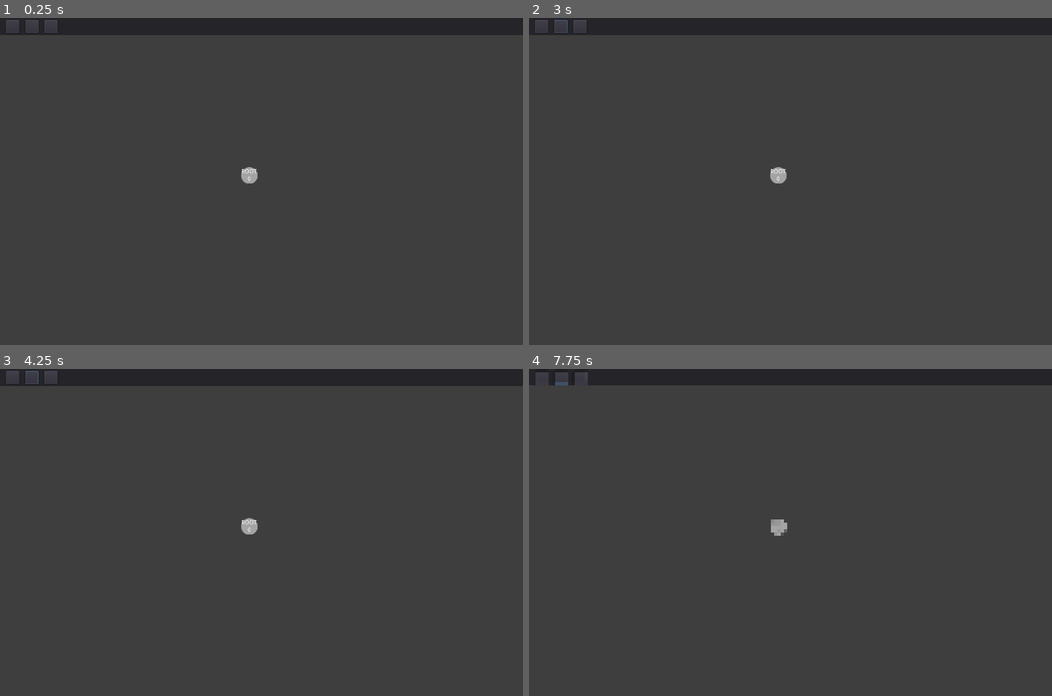
Above: before the commit, frames 1-4 (two rows, left to right).
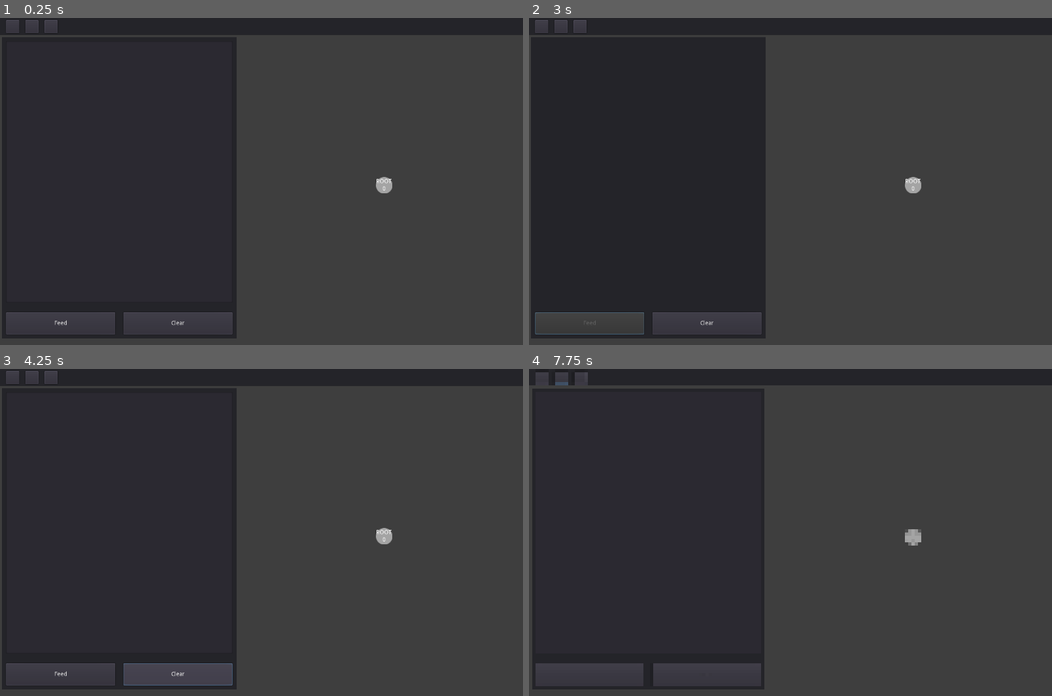
Above: after the commit, the same moments.

Repository: Tetramad/PIMMProject
Game: Godot game, scene res://TrieScene.tscn
Two runs of this game, one before a commit and one after it. Both use one fixed random seed, a clock stepped at 60 frames per second and the inputs below. This scene is started directly instead of the project's main scene.
Inputs (mouse positions are in pixels of both pictures, inside the frame that each line leads up to):
- Up to frame 1 (0.25 s): no input
- Up to frame 2 (3 s): click (591, 322) at 0.5 s, where only the run after the commit has a clickable "Feed"; click (706, 322) at 1.25 s, where only the run after the commit has a clickable "Clear"; click (560, 27) at 2 s; click (591, 322) at 2.75 s, where only the run after the commit has a clickable "Feed"
- Up to frame 3 (4.25 s): click (177, 673) at 3.5 s, where only the run after the commit has a clickable "Clear"
- Up to frame 4 (7.75 s): click (560, 378) at 4.25 s; click (591, 673) at 5 s, where only the run after the commit has a clickable "Feed"; click (706, 673) at 5.75 s, where only the run after the commit has a clickable "Clear"; click (560, 378) at 6.5 s; tap Enter at 7.25 s; drag from (790, 378) to (842, 460) at 7.27 s

The runs differ from the first frame. In frame 1, 4.5% of the frame differs, in the area x 0-75%, y 6-98%; in frame 2, 39%, in the area x 0-75%, y 0-98%; in frame 3, 4.6%; in frame 4, 3.7%.

Commit message:
feat: TrieParse 구현

Diff:
--- /dev/null
+++ b/ALGO/InputParser.gd
@@ -0,0 +1,78 @@
+extends Panel
+
+onready var input_text = $VBoxContainer/TextInputContainer/TextInput
+onready var process_text = $VBoxContainer/TextInputContainer/TextProcess
+onready var feed_button = $VBoxContainer/ButtonContainer/HBoxContainer/Feed
+
+signal feed
+signal clear
+signal word_parsed
+signal parsing_completed
+
+var text_processed: String
+var word: String
+var text_ready: String
+var word_regex: RegEx = RegEx.new()
+
+func _ready():
+	word_regex.compile("(\\W*)(\\w+)")
+	input_text.set_visible(true)
+	input_text.set_text("")
+	process_text.set_visible(false)
+	process_text.set_use_bbcode(true)
+	process_text.set_bbcode("")
+
+
+func Feed():
+	feed_button.set_disabled(true)
+	text_ready = input_text.get_text()
+	UpdateTextProcessing()
+	input_text.set_visible(false)
+	process_text.set_visible(true)
+	emit_signal("feed")
+
+
+func Clear():
+	feed_button.set_disabled(false)
+	text_processed = ""
+	word = ""
+	text_ready = ""
+	input_text.set_text("")
+	process_text.set_bbcode("")
+	input_text.set_visible(true)
+	process_text.set_visible(false)
+	emit_signal("clear")
+
+
+func UpdateTextProcessing():
+	process_text.parse_bbcode(
+		"[color=gray]"
+		+ text_processed
+		+ "[/color][color=lime]"
+		+ word
+		+ "[/color][color=white]"
+		+ text_ready
+		+ "[/color]"
+		)
+
+
+func ParseWord():
+	text_processed += word
+	word = ""
+	if text_ready.empty():
+		emit_signal("parsing_completed")
+		return
+
+	var result = word_regex.search(text_ready)
+	if result == null:
+		text_processed += text_ready
+		text_ready = ""
+		UpdateTextProcessing()
+		emit_signal("parsing_completed")
+		return
+
+	text_processed += result.get_strings()[1]
+	word = result.get_strings()[2]
+	text_ready = text_ready.substr(result.get_end(), text_ready.length() - result.get_end())
+	UpdateTextProcessing()
+	emit_signal("word_parsed", word)
--- /dev/null
+++ b/ALGO/InputParser.tscn
@@ -0,0 +1,82 @@
+[gd_scene load_steps=2 format=2]
+
+[ext_resource path="res://InputParser.gd" type="Script" id=1]
+
+[node name="InputParser" type="Panel"]
+anchor_left = 0.5
+anchor_top = 0.5
+anchor_right = 0.5
+anchor_bottom = 0.5
+margin_left = -640.0
+margin_top = -400.0
+margin_right = -221.0
+margin_bottom = 34.0
+script = ExtResource( 1 )
+
+[node name="VBoxContainer" type="VBoxContainer" parent="."]
+anchor_right = 1.0
+anchor_bottom = 1.0
+
+[node name="TextInputContainer" type="MarginContainer" parent="VBoxContainer"]
+margin_right = 419.0
+margin_bottom = 387.0
+size_flags_horizontal = 3
+size_flags_vertical = 3
+size_flags_stretch_ratio = 9.0
+custom_constants/margin_right = 10
+custom_constants/margin_top = 10
+custom_constants/margin_left = 10
+custom_constants/margin_bottom = 10
+
+[node name="TextProcess" type="RichTextLabel" parent="VBoxContainer/TextInputContainer"]
+visible = false
+margin_left = 10.0
+margin_top = 10.0
+margin_right = 409.0
+margin_bottom = 377.0
+bbcode_enabled = true
+bbcode_text = "[color=gray]after process [/color][color=lime]in processing[/color][color=black] before process[/color]"
+text = "after process in processing before process"
+
+[node name="TextInput" type="TextEdit" parent="VBoxContainer/TextInputContainer"]
+margin_left = 10.0
+margin_top = 10.0
+margin_right = 409.0
+margin_bottom = 377.0
+text = "Text for testment"
+
+[node name="ButtonContainer" type="MarginContainer" parent="VBoxContainer"]
+margin_top = 391.0
+margin_right = 419.0
+margin_bottom = 434.0
+size_flags_horizontal = 3
+size_flags_vertical = 3
+custom_constants/margin_right = 10
+custom_constants/margin_top = 10
+custom_constants/margin_left = 10
+custom_constants/margin_bottom = 10
+
+[node name="HBoxContainer" type="HBoxContainer" parent="VBoxContainer/ButtonContainer"]
+margin_left = 10.0
+margin_top = 10.0
+margin_right = 409.0
+margin_bottom = 33.0
+custom_constants/separation = 20
+
+[node name="Feed" type="Button" parent="VBoxContainer/ButtonContainer/HBoxContainer"]
+margin_right = 189.0
+margin_bottom = 23.0
+size_flags_horizontal = 3
+size_flags_vertical = 3
+text = "Feed"
+
+[node name="Clear" type="Button" parent="VBoxContainer/ButtonContainer/HBoxContainer"]
+margin_left = 209.0
+margin_right = 399.0
+margin_bottom = 23.0
+size_flags_horizontal = 3
+size_flags_vertical = 3
+text = "Clear"
+[connection signal="feed" from="." to="." method="ParseWord"]
+[connection signal="button_up" from="VBoxContainer/ButtonContainer/HBoxContainer/Feed" to="." method="Feed"]
+[connection signal="button_up" from="VBoxContainer/ButtonContainer/HBoxContainer/Clear" to="." method="Clear"]
--- a/ALGO/TrieNode.gd
+++ b/ALGO/TrieNode.gd
@@ -66,7 +66,7 @@
 	var base = direction - sector_angle/2
 	for i in range(children.size()):
 		var _direction = base + (sector_angle/(children.size() + 1)) * (i + 1)
-		var _pivot = 4 * radius * Vector2(cos(_direction), sin(_direction))
+		var _pivot = 10 * radius * Vector2(cos(_direction), sin(_direction)).normalized()
 		children[i].relocate(_pivot, _direction, max(sector_angle/2, PI/10))
 
 
--- a/ALGO/TrieRoot.gd
+++ b/ALGO/TrieRoot.gd
@@ -2,10 +2,10 @@
 
 onready var node = preload("res://TrieNode.tscn")
 
-export(String) var test_word
-export(bool) var testit = false
+signal insert_completed
 
 var root = null
+
 
 func _ready():
 	root = node.instance()
@@ -13,12 +13,6 @@
 	root.set_character('ROOT')
 	root.set_position(Vector2.ZERO)
 	relocate()
-
-func _process(delta):
-	if testit:
-		insert(test_word)
-		test_word = ""
-		testit = false
 
 func insert(word: String):
 	var child_node = root.get_child_node()
@@ -42,6 +36,14 @@
 		children = child_node.get_children()
 	child_node.get_parent().increase_frequency()
 	relocate()
+	emit_signal("insert_completed")
+
+
+func clear():
+	var child_node = root.get_child_node()
+	for child in child_node.get_children():
+		child.queue_free()
+
 
 func relocate():
 	root.relocate(Vector2.ZERO, 0.0, 2 * PI)
--- a/ALGO/TrieScene.tscn
+++ b/ALGO/TrieScene.tscn
@@ -1,86 +1,31 @@
-[gd_scene load_steps=3 format=2]
+[gd_scene load_steps=5 format=2]
 
-[ext_resource path="res://TopBar.tscn" type="PackedScene" id=1]
+[ext_resource path="res://TrieSceneManager.gd" type="Script" id=1]
 [ext_resource path="res://TrieRoot.tscn" type="PackedScene" id=2]
+[ext_resource path="res://InputParser.tscn" type="PackedScene" id=3]
+[ext_resource path="res://TopBar.tscn" type="PackedScene" id=4]
 
-[node name="Control" type="Control"]
+[node name="TrieScene" type="Control"]
 anchor_right = 1.0
 anchor_bottom = 1.0
+script = ExtResource( 1 )
 
 [node name="Background" type="ColorRect" parent="."]
 anchor_right = 1.0
 anchor_bottom = 1.0
 color = Color( 0.247059, 0.247059, 0.247059, 1 )
 
-[node name="TopBar" parent="." instance=ExtResource( 1 )]
+[node name="TrieRoot" parent="." instance=ExtResource( 2 )]
+margin_left = 920.162
+margin_top = 389.137
+margin_right = 960.162
+margin_bottom = 429.137
 
-[node name="TrieRoot" parent="." instance=ExtResource( 2 )]
-margin_left = 590.055
-margin_top = 365.02
-margin_right = 630.055
-margin_bottom = 405.02
+[node name="InputParser" parent="." instance=ExtResource( 3 )]
+margin_left = -635.0
+margin_top = -353.0
+margin_right = -61.0
+margin_bottom = 384.0
 
-[node name="Control" type="Control" parent="."]
-editor/display_folded = true
-visible = false
-anchor_right = 1.0
-anchor_bottom = 1.0
-
-[node name="ColorRect" type="ColorRect" parent="Control"]
-margin_left = 531.0
-margin_top = 239.0
-margin_right = 1904.0
-margin_bottom = 1065.0
-
-[node name="ColorRect2" type="ColorRect" parent="Control"]
-margin_left = 44.0
-margin_top = 22.0
-margin_right = 1859.0
-margin_bottom = 102.0
-
-[node name="ColorRect3" type="ColorRect" parent="Control"]
-margin_left = 611.0
-margin_top = 314.0
-margin_right = 970.0
-margin_bottom = 389.0
-color = Color( 0.494118, 0.494118, 0.494118, 1 )
-
-[node name="ColorRect6" type="ColorRect" parent="Control"]
-margin_left = 610.073
-margin_top = 377.529
-margin_right = 969.073
-margin_bottom = 567.529
-color = Color( 0.807843, 0.807843, 0.807843, 0.588235 )
-
-[node name="ColorRect4" type="ColorRect" parent="Control"]
-margin_left = 40.0
-margin_top = 106.0
-margin_right = 1886.0
-margin_bottom = 221.0
-
-[node name="ColorRect5" type="ColorRect" parent="Control"]
-margin_left = 27.0
-margin_top = 252.0
-margin_right = 483.0
-margin_bottom = 1075.0
-
-[node name="ColorRect7" type="ColorRect" parent="Control"]
-margin_left = 40.0
-margin_top = 978.0
-margin_right = 178.0
-margin_bottom = 1040.0
-color = Color( 0.568627, 0.568627, 0.568627, 1 )
-
-[node name="ColorRect8" type="ColorRect" parent="Control"]
-margin_left = 270.154
-margin_top = 986.852
-margin_right = 408.154
-margin_bottom = 1048.85
-color = Color( 0.568627, 0.568627, 0.568627, 1 )
-
-[node name="ColorRect9" type="ColorRect" parent="Control"]
-margin_left = 1704.19
-margin_top = 137.052
-margin_right = 1842.19
-margin_bottom = 199.052
-color = Color( 0.568627, 0.568627, 0.568627, 1 )
+[node name="TopBar" parent="." instance=ExtResource( 4 )]
+margin_bottom = 42.0
--- /dev/null
+++ b/ALGO/TrieSceneManager.gd
@@ -0,0 +1,9 @@
+extends Control
+
+onready var trie_root = $TrieRoot
+onready var input_parser = $InputParser
+
+func _ready():
+	trie_root.connect("insert_completed", input_parser, "ParseWord")
+	input_parser.connect("word_parsed", trie_root, "insert")
+	input_parser.connect("clear", trie_root, "clear")
